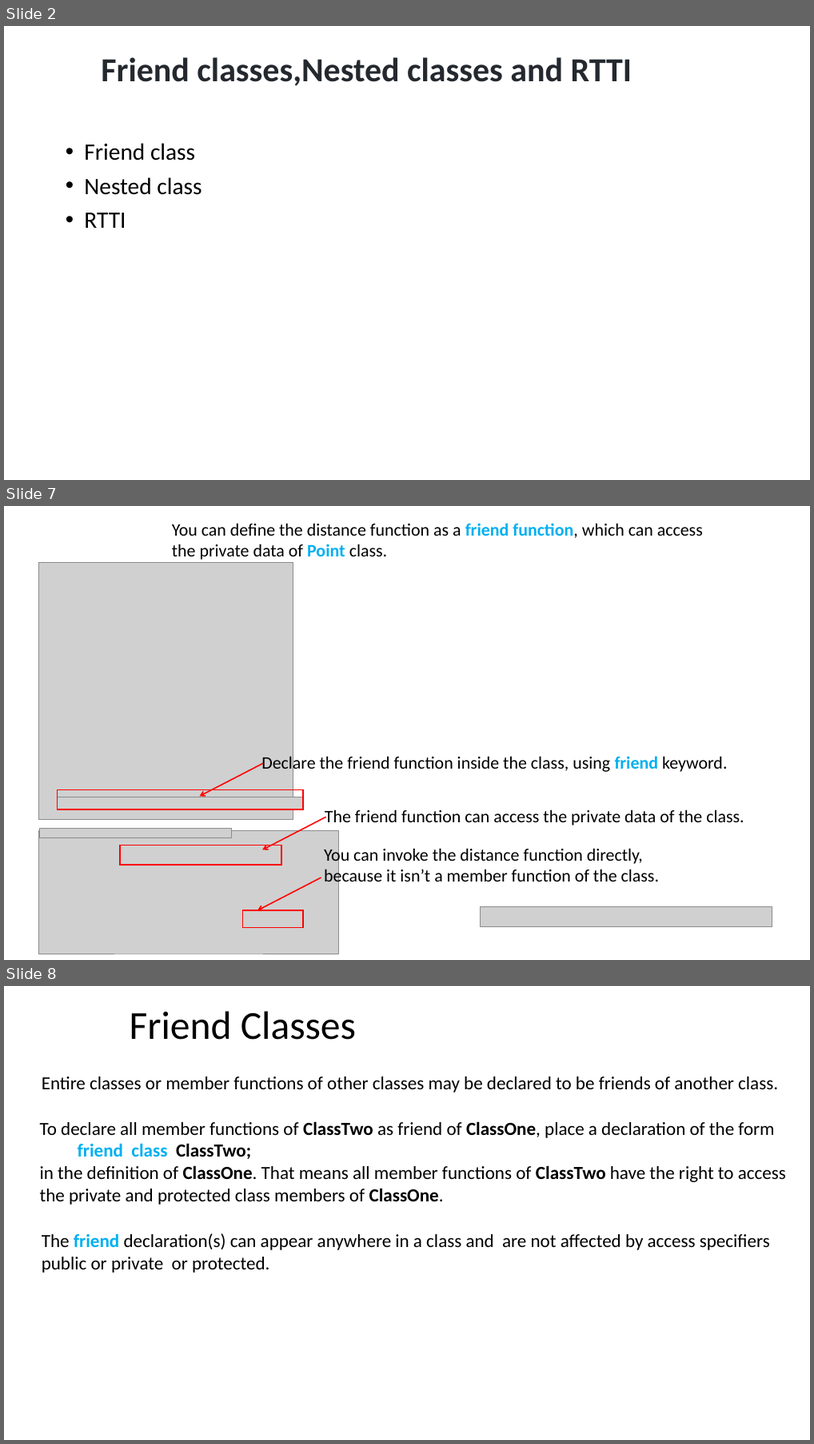
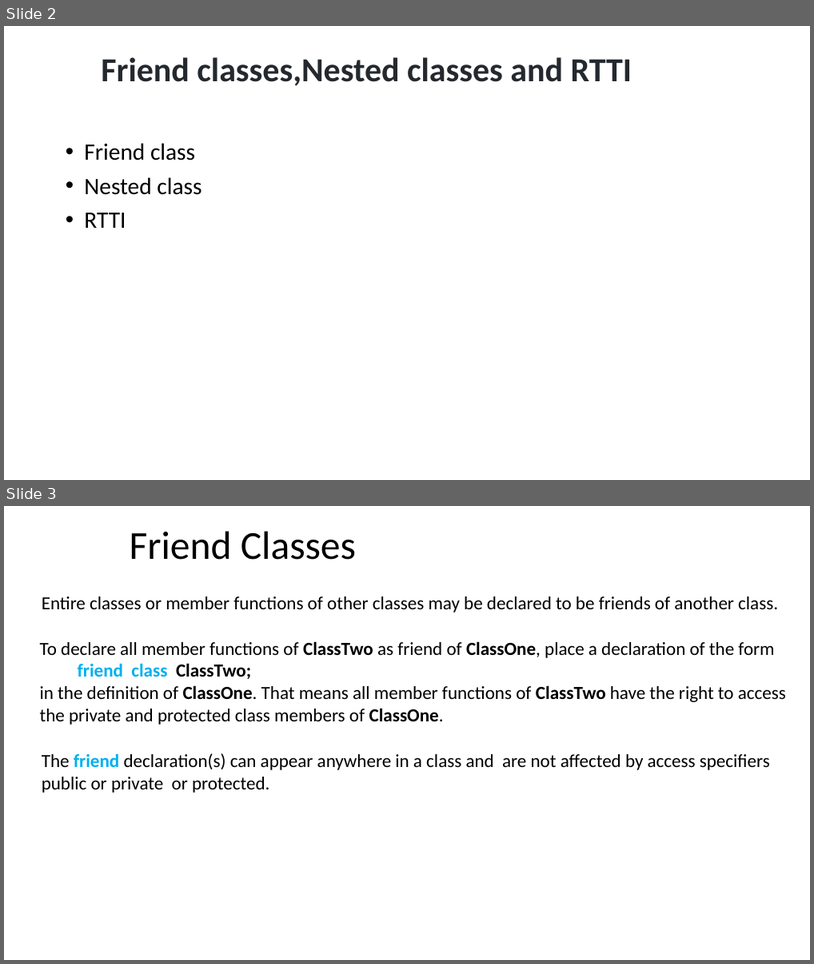
Before and after one commit to ShiqiYu/CPP, a slide deck: week15/Lab15.pptx. Shown one above the other, each under a label of ours: slides 2, 7 and 8 before the commit, slides 2 and 3 after it; the slides between them are not shown. The pictures are 814x1444 and 814x964 pixels, drawn with LibreOffice and Linux fonts; fonts in the diff are those of the drawing; grey boxes stand for pictures; background and template pictures are left out. Boxes give left, top, right and bottom in pixels: in the first picture for what was removed or moved away, otherwise in the second. Text is boxed around its words. In the diff, an @@ line names an element or a change of style, - is before the commit and + after.

```diff
--- a/week15/Lab15.pptx
+++ b/week15/Lab15.pptx
@@ slide 7 removed at (4, 506, 810, 960), background #FFFFFF @@
@@ text removed at (172, 523, 703, 560) @@
-You can define the distance function as a friend function, which can access the private data of Point class.
@@ picture removed at (39, 563, 293, 820) @@
@@ arrow removed from (263, 763) to (200, 796) @@
@@ text removed at (262, 753, 727, 773) @@
-Declare the friend function inside the class, using friend keyword.
@@ rectangle removed at (58, 790, 303, 809) @@
@@ picture removed at (58, 797, 303, 809) @@
@@ arrow removed from (326, 817) to (263, 850) @@
@@ text removed at (325, 809, 744, 825) @@
-The friend function can access the private data of the class.
@@ picture removed at (39, 831, 338, 954) @@
@@ picture removed at (40, 828, 231, 837) @@
@@ rectangle removed at (120, 844, 282, 864) @@
@@ text removed at (324, 846, 659, 887) @@
-You can invoke the distance function directly,
-because it isn’t a member function of the class.
@@ arrow removed from (322, 877) to (258, 910) @@
@@ rectangle removed at (243, 910, 303, 928) @@
@@ picture removed at (481, 906, 773, 927) @@
@@ what was slide 8 is now slide 3 @@
```
Also in this commit, not shown: 3 slides changed, 2 slides added, 4 other slides removed, 2 other files.
